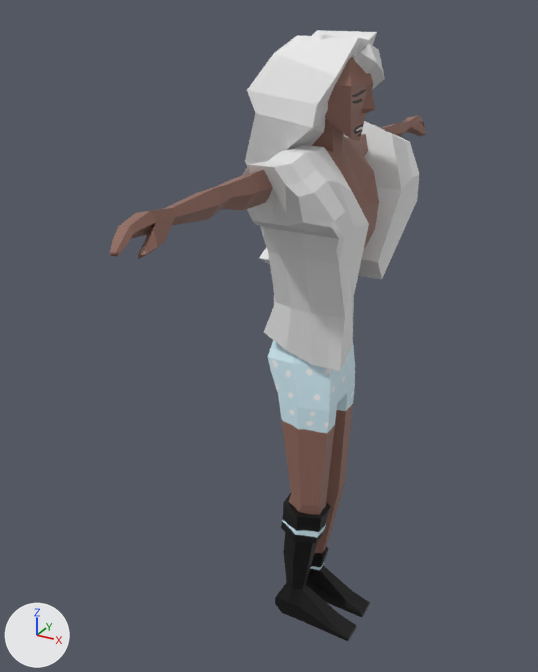
The FBX model 3dmodeller/_3/baseguy1.fbx, before and after one commit.
Both versions are drawn from a camera (50 mm lens) standing at (1.68, -3.48, 3.9) and looking at (-0.2, -0.07, 2.2). The lights are fixed; the arrows at lower left show +X, +Y and +Z. Where no turn or scale is listed for an object, it has been applied to the vertices.
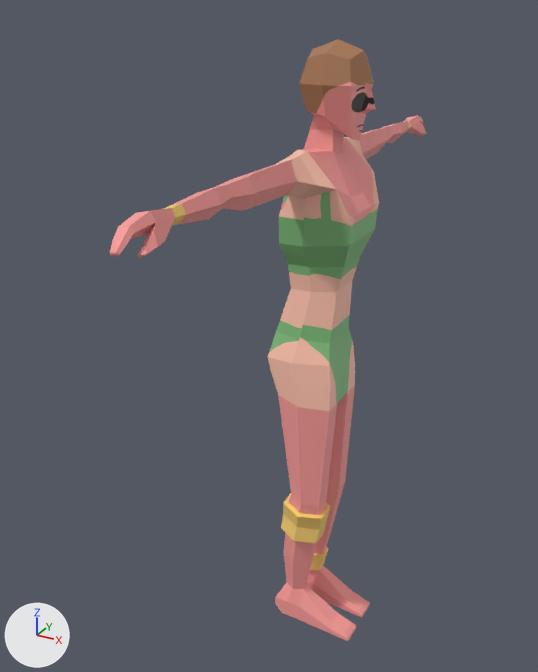
The newer file is also turned or shifted as a whole; pictures and numbers use the older file's frame.

Edits to the bpy script that builds the scene:
```text
Add img_baseguyunwrap_2_png:
    img_baseguyunwrap_2_png = load_image('baseguyunwrap 2.png', '../../2D/Unwraps farver/baseguyunwrap 2.png', 1024, 1024, 'sRGB')
Change mat_material:
    mat_material.texture: img_baseguyunwrap_png -> img_baseguyunwrap_2_png
Remove ob_cube_002:
    ob_cube_002 = bpy.data.objects.new('Cube.002', me_cube_007)
    ob_cube_002.location = (0.145, -0.299, 3.033)
Remove ob_cube_003:
    ob_cube_003 = bpy.data.objects.new('Cube.003', me_cube_008)
    ob_cube_003.location = (0.127, 0.62, 3.027)
Remove ob_cube:
    ob_cube = bpy.data.objects.new('Cube', me_cube_006)
    ob_cube.location = (0.0, 0.0, 3.956)
Remove ob_cube_005:
    ob_cube_005 = bpy.data.objects.new('Cube.005', me_cube_010)
    ob_cube_005.location = (0.281, 0.048, 3.677)
```

Location of each change, [x1, y1, x2, y2] in pixels of the pictures (538 x 672 px):
'Cube.001', surface changed
    both: [110, 39, 427, 641]
'Cube.002', deleted
    before: [242, 145, 369, 371]
'Cube.005', deleted
    before: [245, 30, 385, 166]
'Cube.003', deleted
    before: [259, 121, 419, 280]
'Cube', deleted
    before: [291, 34, 373, 149]
